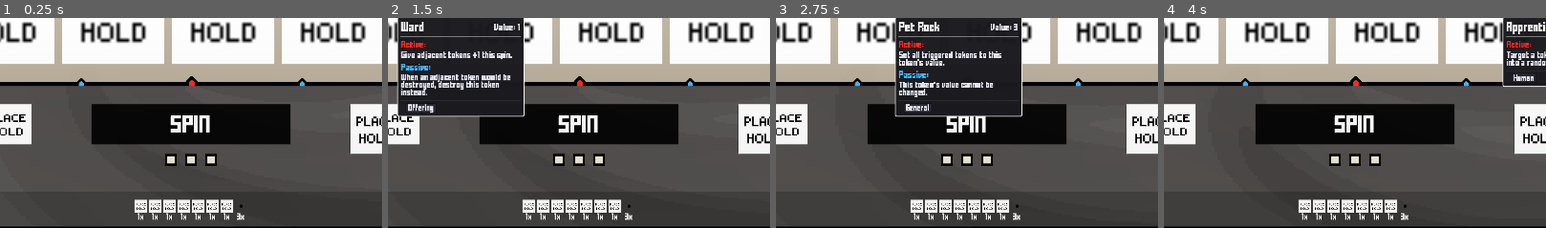
Above: before the commit, frames 1-4 (left to right).
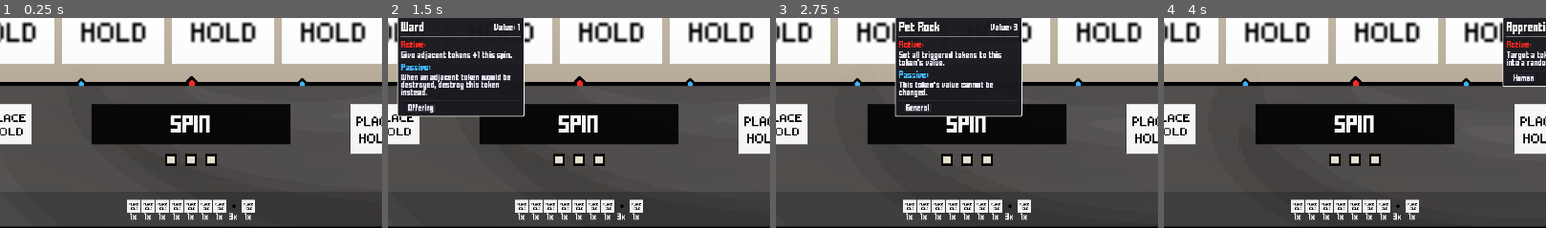
Above: after the commit, the same moments.

Repository: ZhelinWang/one-last-spin
Game: Godot game, scene res://main_ui.tscn
Two runs of this game, one before a commit and one after it. Both use one fixed random seed, a clock stepped at 60 frames per second and the inputs below.
Inputs (mouse positions are % of the whole screen's width and height, from its top left):
- Up to frame 1 (0.25 s): no input
- Up to frame 2 (1.5 s): click (11, 47) at 0.5 s; click (25, 47) at 1.27 s
- Up to frame 3 (2.75 s): click (40, 47) at 2.02 s
- Up to frame 4 (4 s): click (54, 47) at 2.77 s; click (69, 47) at 3.52 s
The pictures show only the part of the screen within x 25-75%, y 48-98%; the shares and areas given below are measured in that part.

The runs differ from the first frame. In frame 1, 1.7% of the frame differs, in the area x 33-67%, y 86-97%; in frame 2, 1.7%; in frame 3, 1.7%; in frame 4, 1.7%.

Commit message:
investigate spin destruction bug

Diff:
--- a/abilties/specs/EffectSpec.gd
+++ b/abilties/specs/EffectSpec.gd
@@ -430,6 +430,20 @@
 						"preserve_tags": bool(act.preserve_tags),
 						"source": src
 					})
+				elif tk == "choose":
+					var choose_val := -1
+					if act.set_value_from_amount:
+						choose_val = int(max(1, int(_roll_amount(act, ctx))))
+					out.append({
+						"op": "replace_at_offset",
+						"target_kind": "choose",
+						"choose": true,
+						"token_path": path,
+						"set_value": choose_val,
+						"preserve_tags": bool(act.preserve_tags),
+						"source": src
+					})
+					continue
 				elif tk == "tag":
 					out.append({
 						"op": "replace_board_tag",
@@ -471,6 +485,17 @@
 					for off in picks:
 						out.append({"op": "destroy", "target_offset": int(off), "source": src})
 			"double_target_permanent":
+				var tkd2 := String(tgt.get("target_kind", _tk_to_string())).to_lower()
+				if tkd2 == "choose":
+					var count_dp: int = max(1, int(act.choose_count))
+					for i in range(count_dp):
+						out.append({
+							"op": "double_target_permanent",
+							"target_kind": "choose",
+							"choose": true,
+							"source": src
+						})
+					continue
 				var cands_d := _collect_candidate_offsets(contribs, source_token, tgt)
 				var picks_d := _choose_offsets(cands_d, act, ctx)
 				if picks_d.is_empty(): picks_d = [int(tgt.get("target_offset", 0))]
@@ -479,24 +504,71 @@
 			"set_perm_to_self_current":
 				var cands_s := _collect_candidate_offsets(contribs, source_token, tgt)
 				var picks_s := _choose_offsets(cands_s, act, ctx)
+				var tk_s := String(tgt.get("target_kind", _tk_to_string())).to_lower()
+				if tk_s == "choose":
+					var count_s: int = max(1, int(act.choose_count))
+					for i in range(count_s):
+						out.append({
+							"op": "set_perm_to_self_current",
+							"target_kind": "choose",
+							"choose": true,
+							"source": src
+						})
+					continue
 				if picks_s.is_empty(): picks_s = [int(tgt.get("target_offset", 0))]
 				for offs in picks_s:
 					out.append({"op": "set_perm_to_self_current", "target_offset": int(offs), "source": src})
 			"set_self_perm_to_target_current":
+				var tk_t := String(tgt.get("target_kind", _tk_to_string())).to_lower()
+				if tk_t == "choose":
+					var count_st: int = max(1, int(act.choose_count))
+					for i in range(count_st):
+						out.append({
+							"op": "set_self_perm_to_target_current",
+							"target_kind": "choose",
+							"choose": true,
+							"source": src
+						})
+					continue
 				var cands_t := _collect_candidate_offsets(contribs, source_token, tgt)
 				var picks_t := _choose_offsets(cands_t, act, ctx)
 				if picks_t.is_empty(): picks_t = [int(tgt.get("target_offset", 0))]
 				for offt in picks_t:
 					out.append({"op": "set_self_perm_to_target_current", "target_offset": int(offt), "source": src})
 			"destroy_and_gain_fraction":
+				var tk_f := String(tgt.get("target_kind", _tk_to_string())).to_lower()
+				var numer: int = max(0, int(act.gain_numer))
+				var denom: int = max(1, int(act.gain_denom))
+				if tk_f == "choose":
+					var count_f: int = max(1, int(act.choose_count))
+					for i in range(count_f):
+						out.append({
+							"op": "destroy_and_gain_fraction",
+							"target_kind": "choose",
+							"choose": true,
+							"gain_numer": numer,
+							"gain_denom": denom,
+							"source": src
+						})
+					continue
 				var cands_f := _collect_candidate_offsets(contribs, source_token, tgt)
 				var picks_f := _choose_offsets(cands_f, act, ctx)
 				if picks_f.is_empty(): picks_f = [int(tgt.get("target_offset", 0))]
-				var numer: int = max(0, int(act.gain_numer))
-				var denom: int = max(1, int(act.gain_denom))
 				for offf in picks_f:
 					out.append({"op": "destroy_and_gain_fraction", "target_offset": int(offf), "gain_numer": numer, "gain_denom": denom, "source": src})
 			"replace_target_with_self_copy":
+				var tk_rc := String(tgt.get("target_kind", _tk_to_string())).to_lower()
+				if tk_rc == "choose":
+					var count_rc: int = max(1, int(act.choose_count))
+					for i in range(count_rc):
+						out.append({
+							"op": "replace_at_offset",
+							"target_kind": "choose",
+							"choose": true,
+							"token_ref": source_token,
+							"source": src
+						})
+					continue
 				var cands_rc := _collect_candidate_offsets(contribs, source_token, tgt)
 				var picks_rc := _choose_offsets(cands_rc, act, ctx)
 				if picks_rc.is_empty(): picks_rc = [int(tgt.get("target_offset", 0))]
@@ -536,6 +608,17 @@
 						thr = _contrib_value(self_c_rd)
 					out.append({"op": "register_destroy_guard", "offset": int(self_c_rd.get("offset", 0)), "min_value_threshold": thr, "triggered_only": bool(act.triggered_only), "source": src})
 			"copy_target_to_inventory":
+				var tk_ct := String(tgt.get("target_kind", _tk_to_string())).to_lower()
+				if tk_ct == "choose":
+					var count_ct: int = max(1, int(act.choose_count))
+					for i in range(count_ct):
+						out.append({
+							"op": "copy_target_to_inventory",
+							"target_kind": "choose",
+							"choose": true,
+							"source": src
+						})
+					continue
 				var cands_ct := _collect_candidate_offsets(contribs, source_token, tgt)
 				var picks_ct := _choose_offsets(cands_ct, act, ctx)
 				if picks_ct.is_empty(): picks_ct = [int(tgt.get("target_offset", 0))]
@@ -601,6 +684,17 @@
 			"destroy_non_triggered_empties":
 				out.append({"op": "destroy_non_triggered_empties", "source": src})
 			"reroll_same_rarity":
+				var tk_rr := String(tgt.get("target_kind", _tk_to_string())).to_lower()
+				if tk_rr == "choose":
+					var count_rr: int = max(1, int(act.choose_count))
+					for i in range(count_rr):
+						out.append({
+							"op": "reroll_same_rarity",
+							"target_kind": "choose",
+							"choose": true,
+							"source": src
+						})
+					continue
 				var cands_r := _collect_candidate_offsets(contribs, source_token, tgt)
 				var picks_r := _choose_offsets(cands_r, act, ctx)
 				if picks_r.is_empty(): picks_r = [int(tgt.get("target_offset", 0))]
@@ -611,6 +705,18 @@
 				var tplm := String(desc_template)
 				if tplm.to_lower().find("promote") != -1:
 					mode = "promote"
+				var tk_rb := String(tgt.get("target_kind", _tk_to_string())).to_lower()
+				if tk_rb == "choose":
+					var count_rb: int = max(1, int(act.choose_count))
+					for i in range(count_rb):
+						out.append({
+							"op": "replace_by_rarity",
+							"target_kind": "choose",
+							"choose": true,
+							"mode": mode,
+							"source": src
+						})
+					continue
 				var cands_b := _collect_candidate_offsets(contribs, source_token, tgt)
 				var picks_b := _choose_offsets(cands_b, act, ctx)
 				if picks_b.is_empty(): picks_b = [int(tgt.get("target_offset", 0))]
--- a/characters/Tycoon.tres
+++ b/characters/Tycoon.tres
@@ -10,7 +10,8 @@
 [ext_resource type="Resource" uid="uid://bj8jtgxsh2pe2" path="res://tokens/empty.tres" id="8_btyae"]
 [ext_resource type="Resource" uid="uid://esod1bfgab0g" path="res://tokens/Neutral/wanderer.tres" id="8_xf3nv"]
 [ext_resource type="Resource" uid="uid://ccgkpbxh4pbd4" path="res://tokens/Gambler/crystalBall.tres" id="9_xf3nv"]
+[ext_resource type="Resource" uid="uid://dp656e33vg24" path="res://tokens/Gambler/luckyCoin.tres" id="11_g5480"]
 
 [resource]
 script = ExtResource("1_25yjl")
-startingTokens = Array[ExtResource("2_8emln")]([ExtResource( …(186 unchanged characters)… ource("8_btyae"), ExtResource("8_btyae")])
+startingTokens = Array[ExtResource("2_8emln")]([ExtResource( …(186 unchanged characters)… ource("8_btyae"), ExtResource("8_btyae"), ExtResource("11_g5480")])
--- a/spinRoot.gd
+++ b/spinRoot.gd
@@ -360,50 +360,28 @@
 func handle_triggered_empty_removed(offset: int) -> void:
 	if offset == 0:
 		return
-	if offset < 0:
-		var current := offset
-		while current < 0:
-			var src_off := current - 1
-			var dst_slot := _slot_for_offset(current)
-			var src_slot := _slot_for_offset(src_off)
-			if dst_slot == null:
-				break
-			var token = null
-			if src_slot != null and src_slot.has_meta("token_data"):
-				token = src_slot.get_meta("token_data")
-			_apply_slot_token(dst_slot, token)
-			if token == null:
-				break
-			current += 1
-		if offset > -2:
-			var boundary_slot := _slot_for_offset(-2)
-			var src_slot := _slot_for_offset(-3)
-			if boundary_slot != null and src_slot != null and src_slot.has_meta("token_data"):
-				var tok = src_slot.get_meta("token_data")
-				if tok != null:
-					_apply_slot_token(boundary_slot, tok)
-	else:
-		var current := offset
-		while current > 0:
-			var src_off := current + 1
-			var dst_slot := _slot_for_offset(current)
-			var src_slot := _slot_for_offset(src_off)
-			if dst_slot == null:
-				break
-			var token = null
-			if src_slot != null and src_slot.has_meta("token_data"):
-				token = src_slot.get_meta("token_data")
-			_apply_slot_token(dst_slot, token)
-			if token == null:
-				break
-			current -= 1
-		if offset < 2:
-			var boundary_slot := _slot_for_offset(2)
-			var src_slot := _slot_for_offset(3)
-			if boundary_slot != null and src_slot != null and src_slot.has_meta("token_data"):
-				var tok = src_slot.get_meta("token_data")
-				if tok != null:
-					_apply_slot_token(boundary_slot, tok)
+	var step := -1 if offset < 0 else 1
+	var current := offset
+	while true:
+		var src_off := current + step
+		var dst_slot := _slot_for_offset(current)
+		if dst_slot == null:
+			break
+		var src_slot := _slot_for_offset(src_off)
+		if src_slot == null:
+			_apply_slot_token(dst_slot, null)
+			break
+		var token = null
+		if src_slot.has_meta("token_data"):
+			token = src_slot.get_meta("token_data")
+		_apply_slot_token(dst_slot, token)
+		if src_slot != dst_slot:
+			_apply_slot_token(src_slot, null)
+		if token == null:
+			break
+		if src_off == current:
+			break
+		current = src_off
 	_capture_slot_baseline_for_preview()
 
 func _clone_token_ref(token):
@@ -875,7 +853,7 @@
 		lap_items.shuffle()
 		for token in lap_items:
 			_add_slot(token)
-			count += 1
+	count += 1
 	return count
 
 func _remove_oldest_spin() -> void:
--- a/tokens/Gambler/luckyCoin.tres
+++ b/tokens/Gambler/luckyCoin.tres
@@ -1,24 +1,23 @@
-[gd_resource type="Resource" script_class="TokenLootData" load_steps=6 format=3 uid="uid://dp656e33vg24"]
+[gd_resource type="Resource" script_class="TokenLootData" load_steps=9 format=3 uid="uid://dp656e33vg24"]
 
 [ext_resource type="Script" uid="uid://2lqsh3g3xqag" path="res://tokens/tokenData.gd" id="1_token"]
 [ext_resource type="Script" uid="uid://cc88rmbau7nxl" path="res://abilties/tokenAbilities.gd" id="2_abilities"]
-[ext_resource type="Script" path="res://abilties/specs/EffectSpec.gd" id="3_effect"]
-[ext_resource type="Script" path="res://abilties/specs/ActionSpec.gd" id="6_action"]
+[ext_resource type="Script" uid="uid://wc3no5lphtue" path="res://abilties/specs/EffectSpec.gd" id="3_effect"]
+[ext_resource type="Script" uid="uid://dmtr4kg2d2yfm" path="res://abilties/specs/ConditionSpec.gd" id="3_rn77f"]
 [ext_resource type="Texture2D" uid="uid://dcrsbubbw58pl" path="res://placehold.jpg" id="4_icon"]
+[ext_resource type="Script" uid="uid://bcm63yjd5s7fl" path="res://abilties/specs/ActionSpec.gd" id="6_action"]
 
 [sub_resource type="Resource" id="A_perm_rand_action"]
 script = ExtResource("6_action")
 op = "permanent_add"
 min_amount = -1
 max_amount = 1
+token_paths = null
 
 [sub_resource type="Resource" id="A_rand"]
 script = ExtResource("3_effect")
+actions = Array[ExtResource("6_action")]([SubResource("A_perm_rand_action")])
 id = "lucky_coin_rand_pm1"
-trigger = 0 # ACTIVE_DURING_SPIN
-target_kind = 0 # SELF
-winner_only = true
-actions = [ SubResource("A_perm_rand_action") ]
 
 [resource]
 script = ExtResource("1_token")
Not shown: 1 places in characters/Tycoon.tres that only renumber resources
